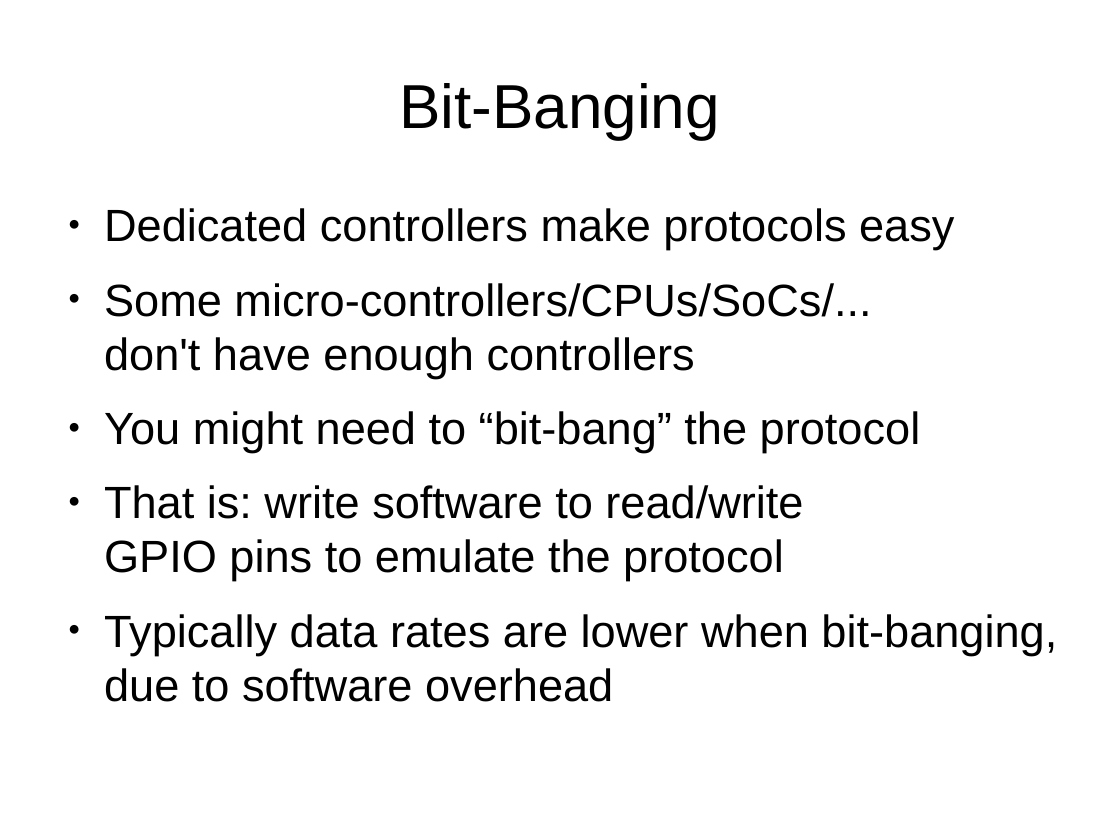
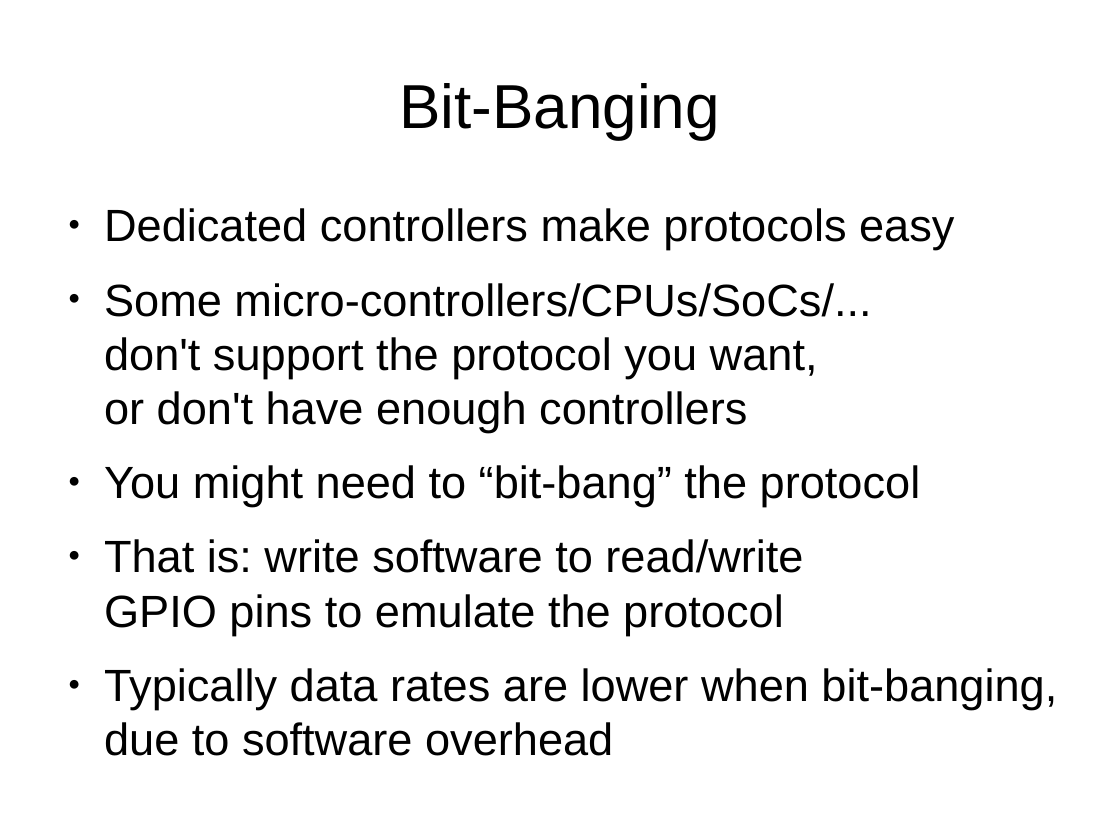
Before and after one commit to swarren/presentations, a slide deck: slide 37 of bus-protocols/bus-protocols.odp. Drawn at 1120x840 pixels with LibreOffice and Linux fonts; fonts in the diff are those of the drawing. Boxes give left, top, right and bottom in pixels: in the first picture for what was removed or moved away, otherwise in the second. Text is boxed around its words. In the diff, an @@ line names an element or a change of style, - is before the commit and + after.

Commit message:
Bus protocols: more tweaks during my final review
... and add a PDF version.

```diff
--- a/bus-protocols/bus-protocols.odp
+++ b/bus-protocols/bus-protocols.odp
@@ text at (104,283,871,433): text changed @@
-● Some micro-controllers/CPUs/SoCs/...
-  don't have enough controllers
+● Some micro-controllers/CPUs/SoCs/...
+  don't support the protocol you want,
+  or don't have enough controllers
```
Also in this commit, not shown: 16 other slides changed, 1 other file.
